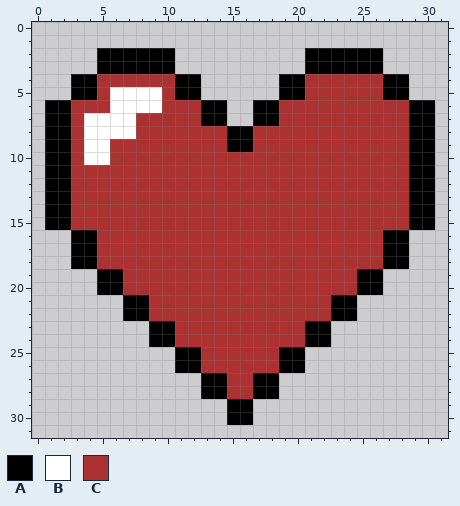
One commit to this pixel-art file: Graphics/Heart.aseprite. The picture above is the old version.
32x32 pixels, 1 frame.
Palette (. is transparent): A #000000  B #ffffff  C #ac3232
Pixels before, first column x 1:
 2 ....AAAAAA..........AAAAAA....
 3 ....AAAAAA..........AAAAAA....
 4 ..AACCCCCCAA......AACCCCCCAA..
 5 ..AACBBBBCAA......AACCCCCCAA..
 6 AACCCBBBBCCCAA..AACCCCCCCCCCAA
 7 AACBBBBCCCCCAA..AACCCCCCCCCCAA
 8 AACBBBBCCCCCCCAACCCCCCCCCCCCAA
 9 AACBBCCCCCCCCCAACCCCCCCCCCCCAA
10 AACBBCCCCCCCCCCCCCCCCCCCCCCCAA
11 AACCCCCCCCCCCCCCCCCCCCCCCCCCAA
12 AACCCCCCCCCCCCCCCCCCCCCCCCCCAA
13 AACCCCCCCCCCCCCCCCCCCCCCCCCCAA
14 AACCCCCCCCCCCCCCCCCCCCCCCCCCAA
15 AACCCCCCCCCCCCCCCCCCCCCCCCCCAA
16 ..AACCCCCCCCCCCCCCCCCCCCCCAA..
17 ..AACCCCCCCCCCCCCCCCCCCCCCAA..
18 ..AACCCCCCCCCCCCCCCCCCCCCCAA..
19 ....AACCCCCCCCCCCCCCCCCCAA....
20 ....AACCCCCCCCCCCCCCCCCCAA....
21 ......AACCCCCCCCCCCCCCAA......
22 ......AACCCCCCCCCCCCCCAA......
23 ........AACCCCCCCCCCAA........
24 ........AACCCCCCCCCCAA........
25 ..........AACCCCCCAA..........
26 ..........AACCCCCCAA..........
27 ............AACCAA............
28 ............AACCAA............
29 ..............AA..............
30 ..............AA..............
After the commit:
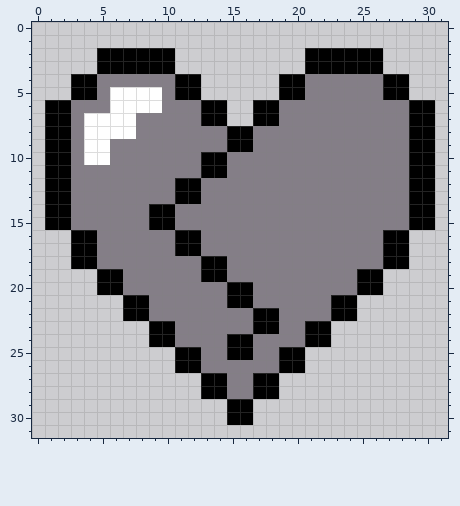
The exact change:
layer "Layer 1" now hidden
layer "Layer 1 Copy" added
colour C: #ac3232 -> #847e87
Layer "Layer 1 Copy":
y 10..11: x 13..14 CC -> AA
y 12..13: x 11..12 CC -> AA
y 14..15: x 9..10 CC -> AA
y 16..17: x 11..12 CC -> AA
y 18..19: x 13..14 CC -> AA
y 20..21: x 15..16 CC -> AA
y 22..23: x 17..18 CC -> AA
y 24..25: x 15..16 CC -> AA
Boxes around the changes in both pictures, in picture pixels (x1, y1, x2, y2):
changed: (71, 74, 409, 399)
